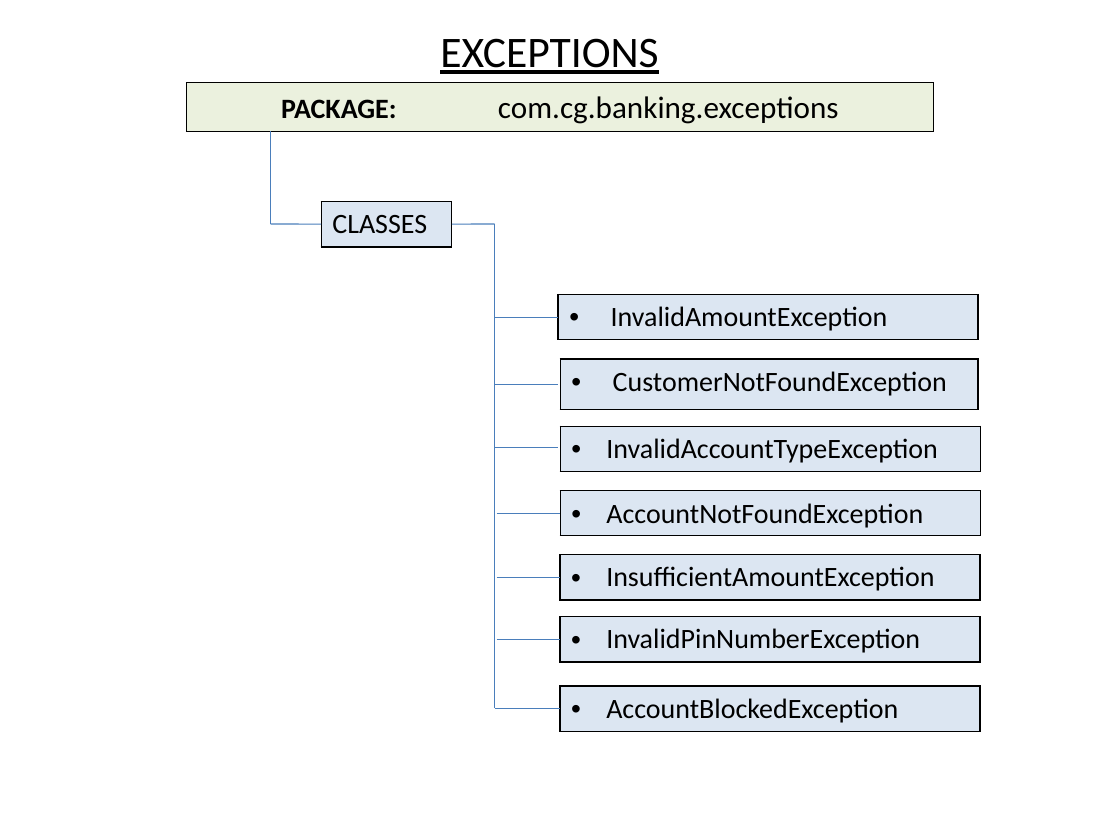
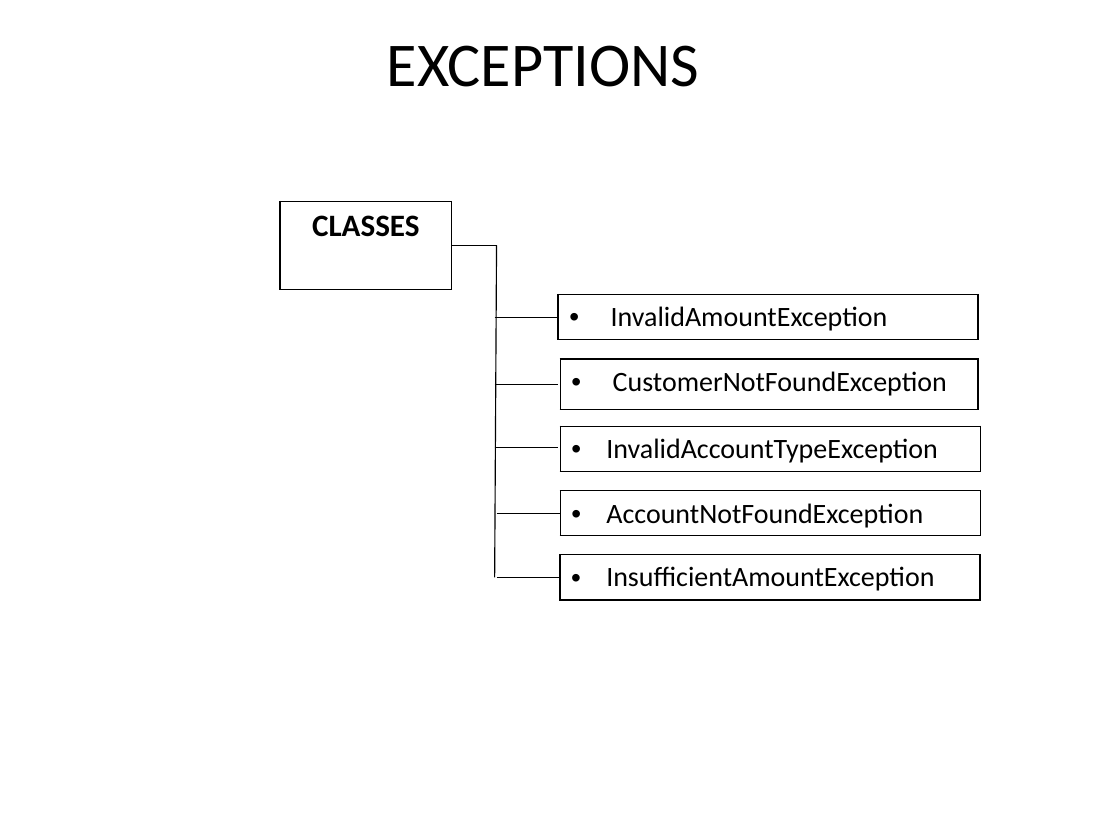
Before and after one commit to Manisha-shivagari/ppt, a slide deck: slide 9 of SHYAM_BANKING_PPT.pptx (slide 8 before the commit). Drawn at 1120x840 pixels with LibreOffice and Linux fonts; fonts in the diff are those of the drawing. Boxes give left, top, right and bottom in pixels: in the first picture for what was removed or moved away, otherwise in the second. Text is boxed around its words. In the diff, an @@ line names an element or a change of style, - is before the commit and + after.

```diff
--- a/SHYAM_BANKING_PPT.pptx
+++ b/SHYAM_BANKING_PPT.pptx
@@ text "EXCEPTIONS": place and size @@
-text "EXCEPTIONS" at (440,38,658,74)
+text "EXCEPTIONS" at (387,45,699,87)
@@ text "EXCEPTIONS" at (387,45,699,87): size 28 to 40 pt, underline off; alignment left to centre @@
@@ table removed at (187,83,934,131), 1 rows, 1 columns @@
-PACKAGE: com.cg.banking.exceptions
@@ line removed from (271, 131) to (271, 224) @@
@@ table at (280,202,451,289) @@
@@ fill #DCE6F2 to #FFFFFF in row 1, column 1 @@
@@ size 18 to 20 pt, bold on @@
@@ alignment left to centre @@
@@ table: place and size @@
-table at (321,202,452,248)
+table at (280,202,451,289)
@@ line removed from (271, 224) to (321, 224) @@
@@ line moved from (495, 224) - (451, 224) to (496, 245) - (451, 245) @@
@@ line (496, 245) - (451, 245): stroke #4B7EBC 0.75 pt to #000000 0.75 pt @@
@@ line moved from (495, 224) - (495, 708) to (496, 245) - (495, 578) @@
@@ line (496, 245) - (495, 578): stroke #4B7EBC 0.75 pt to #000000 0.75 pt @@
@@ table at (558,295,978,340) @@
@@ fill #DCE6F2 to #FFFFFF in row 1, column 1 @@
@@ line (495, 317) - (558, 317): stroke #4B7EBC 0.75 pt to #000000 0.75 pt @@
@@ table at (560,358,978,409) @@
@@ fill #DCE6F2 to #FFFFFF in row 1, column 1 @@
@@ line (495, 384) - (558, 384): stroke #4B7EBC 0.75 pt to #000000 0.75 pt @@
@@ line (495, 447) - (558, 447): stroke #4B7EBC 0.75 pt to #000000 0.75 pt @@
@@ table at (560,427,980,473) @@
@@ fill #DCE6F2 to #FFFFFF in row 1, column 1 @@
@@ table at (560,491,980,535) @@
@@ fill #DCE6F2 to #FFFFFF in row 1, column 1 @@
@@ line (496, 513) - (560, 513): stroke #4B7EBC 0.75 pt to #000000 0.75 pt @@
@@ table at (560,554,980,600) @@
@@ fill #DCE6F2 to #FFFFFF in row 1, column 1 @@
@@ line (496, 578) - (560, 578): stroke #4B7EBC 0.75 pt to #000000 0.75 pt @@
@@ table removed at (560,617,980,663), 1 rows, 1 columns @@
-InvalidPinNumberException
@@ line removed from (496, 640) to (560, 640) @@
@@ table removed at (560,685,980,731), 1 rows, 1 columns @@
-AccountBlockedException
@@ line removed from (495, 708) to (560, 708) @@
```
Also in this commit, not shown: 4 other slides changed, 4 slides added, 3 slides removed.
